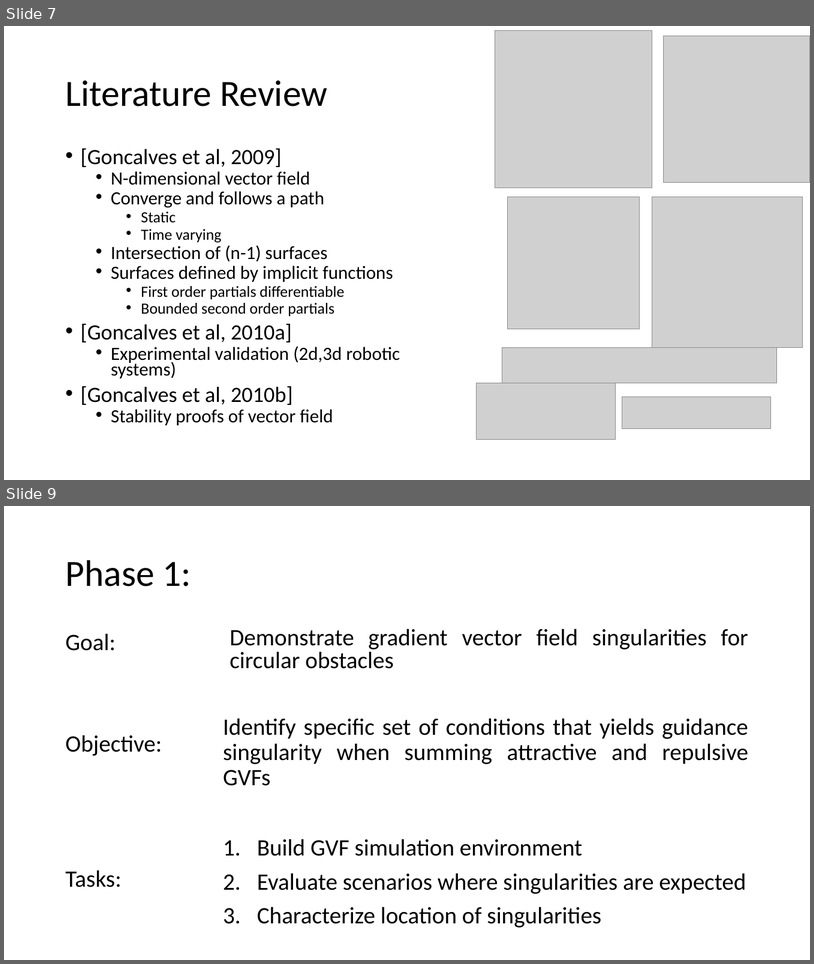
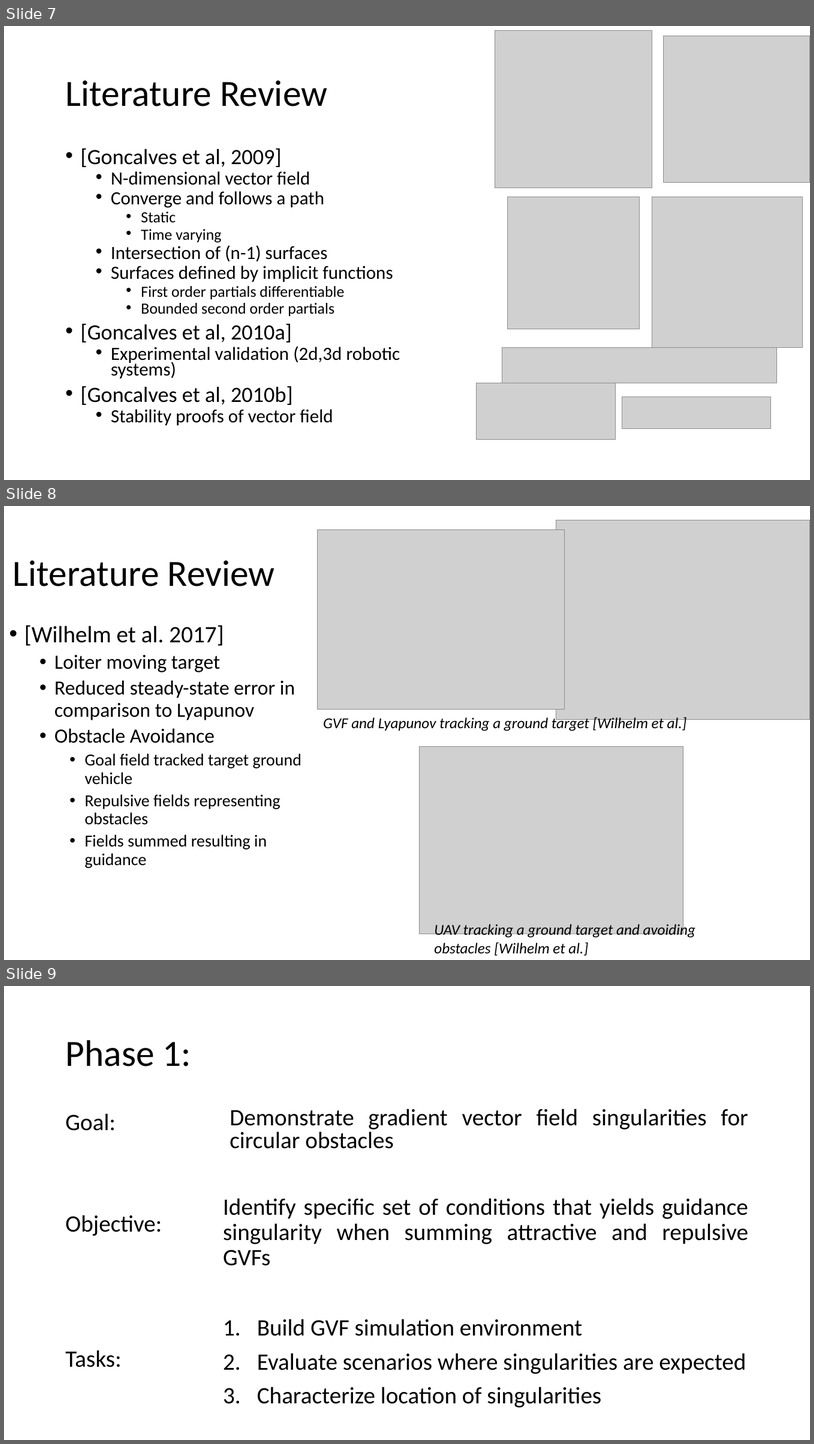
Before and after one commit to Flyingbobcats/thesisProposal2, a slide deck: Prop.pptx. Shown one above the other, each under a label of ours: slides 7 and 9 before the commit, slides 7, 8 and 9 after it; the slides between them are not shown. The pictures are 814x964 and 814x1444 pixels, drawn with LibreOffice and Linux fonts; fonts in the diff are those of the drawing; grey boxes stand for pictures. Boxes give left, top, right and bottom in pixels: in the first picture for what was removed or moved away, otherwise in the second. Text is boxed around its words. In the diff, an @@ line names an element or a change of style, - is before the commit and + after.

Commit message:
added literature doc

```diff
--- a/Prop.pptx
+++ b/Prop.pptx
@@ slide 8 added at [4,506,810,960], background #FFFFFF @@
@@ picture added at [557,520,810,719] @@
@@ picture added at [317,529,566,709] @@
@@ title added at [13,560,275,586], 44 pt, text #000000 @@
+Literature Review
@@ text added at [24,625,302,868], 20 pt, text #000000 @@
+• [Wilhelm et al. 2017]
+  • Loiter moving target
+  • Reduced steady-state error in comparison to Lyapunov
+  • Obstacle Avoidance
+    • Goal field tracked target ground vehicle
+    • Repulsive fields representing obstacles
+    • Fields summed resulting in guidance
@@ text added at [323,716,687,731], 18 pt, text #000000, italic @@
+GVF and Lyapunov tracking a ground target [Wilhelm et al.]
@@ picture added at [420,746,684,934] @@
@@ text added at [434,922,696,955], 18 pt, text #000000, italic @@
+UAV tracking a ground target and avoiding obstacles [Wilhelm et al.]
```
Also in this commit, not shown: 2 slides changed, 1 slide removed, 9 other files.
